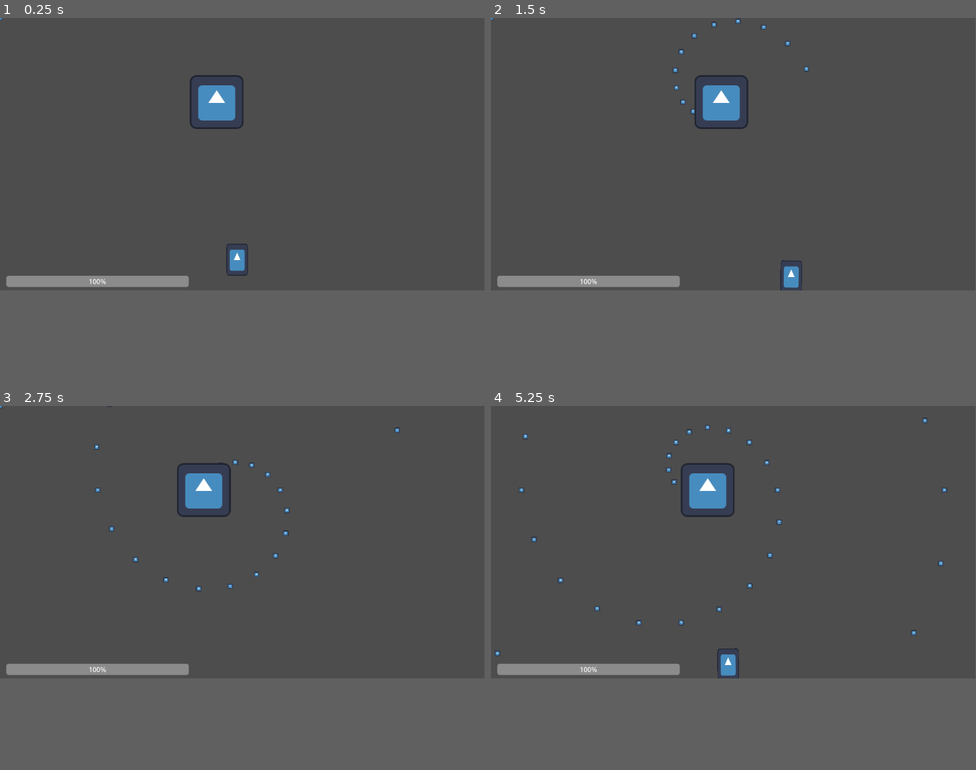
Above: before the commit, frames 1-4 (two rows, left to right).
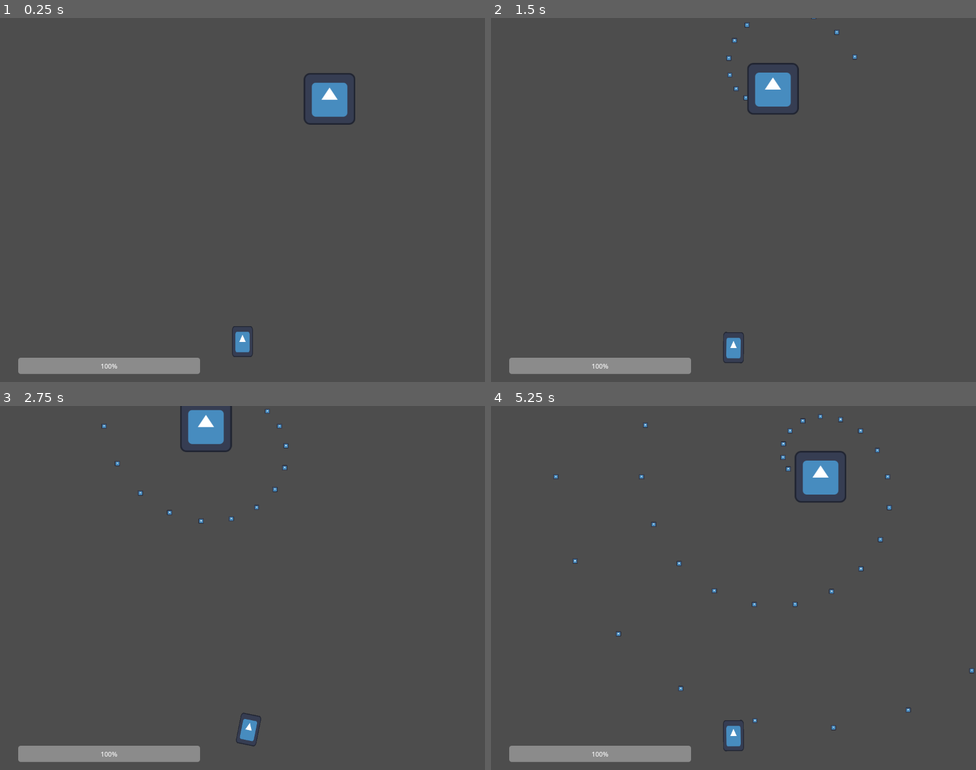
Above: after the commit, the same moments.

Repository: AustereTriceratops/BulletHellEngine
Game: Godot game, scene res://levels/level.tscn
The game is run twice, just before and just after one commit, with the same random seed, the same clock (stepped at 60 frames per second) and the same inputs. The engine's default icon, where the game draws it, is replaced by a stand-in: a white triangle on a blue panel in a dark square.
Inputs:
- Up to frame 1 (0.25 s): no input
- Up to frame 2 (1.5 s): hold D (player_right) 0.53-1.28 s; hold S (player_down) from 1.28 s (still down)
- Up to frame 3 (2.75 s): release S (player_down) at 2.03 s; hold D (player_right) from 2.03 s (still down)
- Up to frame 4 (5.25 s): release D (player_right) at 2.78 s; hold W (player_up) 2.78-3.53 s; hold A (player_left) 3.53-5.03 s; hold S (player_down) from 5.03 s (still down)
The window is 799x449 before the commit and 800x600 after it. Grey fills any space a smaller window leaves; there, only what the larger window draws over its background counts as a difference.

The runs differ from the first frame. In frame 1, 5.2% of the frame differs, in the area x 0-74%, y 0-98%; in frame 2, 5.3%; in frame 3, 5.2%; in frame 4, 5.8%, in the area x 0-100%, y 2-98%.

Commit message:
Camera now follows player

Diff:
--- a/levels/level.gd
+++ b/levels/level.gd
@@ -15,4 +15,4 @@
 func _ready():
 	var enemy = enemyScene.instantiate()
 	$Enemies.add_child(enemy)
-	enemy.initialize(Vector2(500, 200))
+	enemy.initialize(Vector2(800, 200))
--- a/levels/level.tscn
+++ b/levels/level.tscn
@@ -1,9 +1,11 @@
-[gd_scene load_steps=5 format=3 uid="uid://cwy74via8ycqp"]
+[gd_scene load_steps=6 format=3 uid="uid://cwy74via8ycqp"]
 
 [ext_resource type="Script" path="res://levels/level.gd" id="1_2twt2"]
-[ext_resource type="PackedScene" uid="uid://detv1axhdgtlh" path="res://bullets/Bullet.tscn" id="2_3u8gd"]
 [ext_resource type="PackedScene" uid="uid://gnsp8mu4u6ch" path="res://player/Player.tscn" id="3_wkmk4"]
+[ext_resource type="Script" path="res://player/playerCamera.gd" id="4_elmmd"]
 [ext_resource type="Script" path="res://ui/uiManager.gd" id="4_pwtq4"]
+
+[sub_resource type="AtlasTexture" id="AtlasTexture_wme6u"]
 
 [node name="Level" type="Node2D"]
 script = ExtResource("1_2twt2")
@@ -12,21 +14,29 @@
 
 [node name="EnemyBullets" type="Node" parent="Enemies"]
 
-[node name="Bullet" parent="Enemies/EnemyBullets" instance=ExtResource("2_3u8gd")]
+[node name="Player" parent="." instance=ExtResource("3_wkmk4")]
+position = Vector2(600, 800)
 
-[node name="Player" parent="." instance=ExtResource("3_wkmk4")]
-position = Vector2(564, 575)
+[node name="Background" type="Sprite2D" parent="."]
+scale = Vector2(1149, 654)
+texture = SubResource("AtlasTexture_wme6u")
 
-[node name="UI" type="Control" parent="."]
+[node name="PlayerCamera" type="Camera2D" parent="."]
+script = ExtResource("4_elmmd")
+
+[node name="UI" type="CanvasLayer" parent="."]
+
+[node name="Control" type="Control" parent="UI"]
 layout_mode = 3
 anchors_preset = 0
+offset_right = 1200.0
+offset_bottom = 900.0
 script = ExtResource("4_pwtq4")
 
-[node name="Healthbar" type="ProgressBar" parent="UI"]
-layout_mode = 0
-offset_left = 15.0
-offset_top = 613.0
-offset_right = 449.0
-offset_bottom = 640.0
+[node name="Healthbar" type="ProgressBar" parent="UI/Control"]
+offset_left = 45.0
+offset_top = 840.0
+offset_right = 495.0
+offset_bottom = 880.0
 step = 10.0
 value = 100.0
--- a/player/Player.tscn
+++ b/player/Player.tscn
@@ -17,5 +17,4 @@
 [node name="CollisionShape2D" type="CollisionShape2D" parent="."]
 shape = SubResource("CircleShape2D_kambq")
 
-[connection signal="area_entered" from="." to="." method="_on_area_entered"]
 [connection signal="body_entered" from="." to="." method="_on_body_entered"]
--- a/player/player.gd
+++ b/player/player.gd
@@ -1,8 +1,7 @@
 extends Area2D
 
 signal damaged(health)
-var uiNode: Node
-var healthbarNode: Node
+signal moved(position: Vector2)
 
 var speed = 200
 var health = 100
@@ -24,17 +23,29 @@
 # ========================
 
 func _ready():
-	uiNode = get_tree().get_root().get_node("Level").get_node("UI")
+	pass
 
 func _process(delta):
+	var playerMoved = false
+	var movementVec = Vector2(0, 0)
+
 	if Input.is_action_pressed('player_left'):
-		position.x -= speed * delta
+		movementVec += Vector2(-1.0, 0.0)
+		playerMoved = true
 	if Input.is_action_pressed('player_right'):
-		position.x += speed * delta
+		movementVec += Vector2(1.0, 0.0)
+		playerMoved = true
 	if Input.is_action_pressed('player_up'):
-		position.y -= speed * delta
+		movementVec += Vector2(0.0, -1.0)
+		playerMoved = true
 	if Input.is_action_pressed('player_down'):
-		position.y += speed * delta
+		movementVec += Vector2(0.0, 1.0)
+		playerMoved = true
+
+	if playerMoved:
+		var direction = movementVec.normalized()
+		position += delta * speed * direction
+		moved.emit(position)
 
 func _input(event):
 	if Input.is_action_just_released('player_left') || Input.is_action_just_released('player_right'):
@@ -45,6 +56,7 @@
 
 	if Input.is_action_just_pressed('player_left'):
 		if Input.is_action_pressed('player_right'):
+			# ignore_right = true #this may be a better approach
 			Input.action_release('player_right')
 
 		var tween = create_tween()
--- /dev/null
+++ b/player/playerCamera.gd
@@ -0,0 +1,33 @@
+# TODO: should possibly be a child of Player
+extends Camera2D
+
+var playerNode: Area2D
+
+var offsetFromPlayer = Vector2(0, 350)
+var playerPositionHistory = []
+var maxHistorySize = 10
+
+# ========================
+# ==== CUSTOM METHODS ====
+# ========================
+
+func player_moved(playerPosition: Vector2):
+	playerPositionHistory.append(playerPosition)
+
+	if playerPositionHistory.size() > maxHistorySize:
+		playerPositionHistory.remove_at(0)
+
+	position = Math.average_vec2_array(playerPositionHistory) - offsetFromPlayer
+	#position = playerPosition - offsetFromPlayer
+
+# ========================
+# ===== NODE METHODS =====
+# ========================
+
+func _ready():
+	playerNode = get_tree().get_root().get_node('Level').get_node('Player')
+	playerNode.moved.connect(player_moved)
+	position = playerNode.position - offsetFromPlayer
+
+func _process(delta):
+	pass
--- a/project.godot
+++ b/project.godot
@@ -14,6 +14,15 @@
 run/main_scene="res://levels/level.tscn"
 config/features=PackedStringArray("4.1", "GL Compatibility")
 config/icon="res://icon.svg"
+
+[autoload]
+
+Math="*res://utils/math.gd"
+
+[display]
+
+window/size/viewport_width=1200
+window/size/viewport_height=900
 
 [input]
 
--- a/ui/uiManager.gd
+++ b/ui/uiManager.gd
@@ -1,6 +1,7 @@
 extends Control
 
 var playerNode: Node
+var cameraNode: Node
 
 var trauma = 0.0
 var traumaDecay = 2.0
@@ -17,8 +18,8 @@
 func shake():
 	var amount = pow(trauma, 2)
 	offset_left = amount *	maxOffset.x * randf_range(-1, 1)
-	offset_top = amount *	maxOffset.y * randf_range(-1, 1)
-
+	offset_top = amount * maxOffset.y * randf_range(-1, 1)
+	print(offset_left, offset_top)
 
 # ========================
 # ===== NODE METHODS =====
@@ -31,4 +32,6 @@
 
 func _ready():
 	playerNode = get_tree().get_root().get_node("Level").get_node("Player")
-	playerNode.damaged.connect(player_damaged);
+	playerNode.damaged.connect(player_damaged)
+
+	cameraNode = get_tree().get_root().get_node("Level").get_node("PlayerCamera")
--- /dev/null
+++ b/utils/math.gd
@@ -0,0 +1,13 @@
+extends Node
+
+func average_vec2_array(arr):
+	var length = arr.size()
+	var result = Vector2(0, 0)
+
+	for i in range(length):
+		result += arr[i]
+
+	if length > 0:
+		result /= length
+
+	return result
